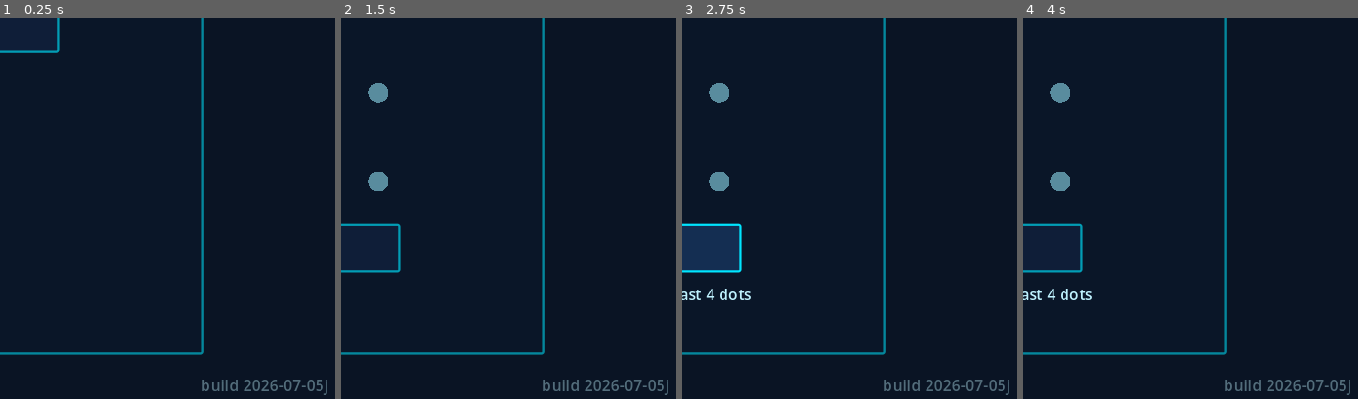
Above: before the commit, frames 1-4 (left to right).
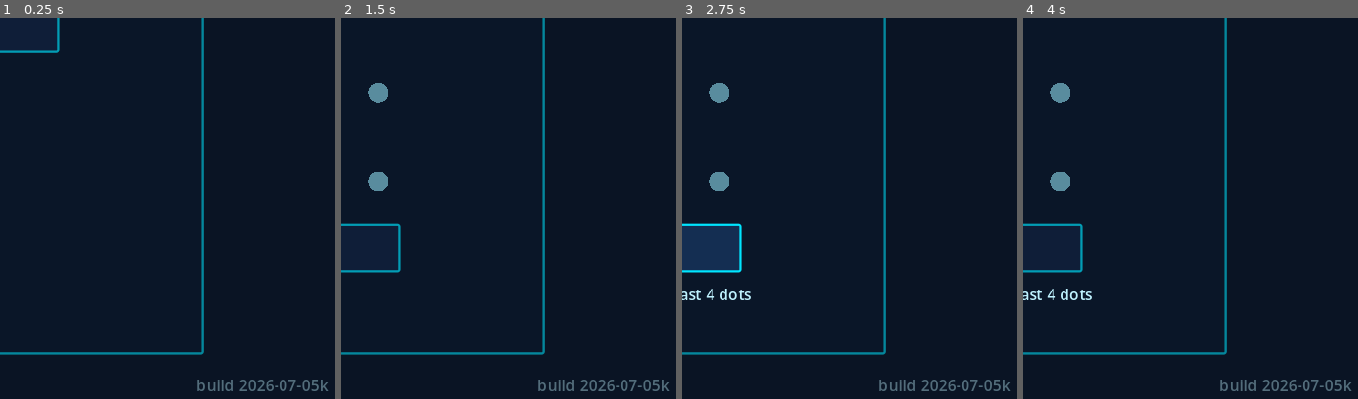
Above: after the commit, the same moments.

Repository: melqudsi/Creature
Game: Godot game, scene res://scenes/main.tscn
Two runs of this game, one before a commit and one after it. Both use one fixed random seed, a clock stepped at 60 frames per second and the inputs below.
Inputs (mouse positions are % of the whole screen's width and height, from its top left):
- Up to frame 1 (0.25 s): no input
- Up to frame 2 (1.5 s): click "NEW PLAYER" at 0.5 s; click (41, 11) at 1.27 s; type "Alex" at 1.35 s
- Up to frame 3 (2.75 s): click "OK" at 2 s
- Up to frame 4 (4 s): click "OK" at 2.75 s; click (18, 22) at 3.52 s
The pictures show only the part of the screen within x 50-100%, y 50-100%; the shares and areas given below are measured in that part.

The runs differ from the first frame. In frame 1, 0.6% of the frame differs, in the area x 58-98%, y 95-99%; in frame 2, 0.6%; in frame 3, 0.6%; in frame 4, 0.6%.

Commit message:
Clear hazards from The Dump spawn zone (build 2026-07-05k).
Stop seeding pothole/magnolia/propane in the landfill, remove the scenery tree there, and purge any legacy shared-world rows still sitting in the respawn area.

Diff:
--- a/creature-godot/scripts/autoload/network_service.gd
+++ b/creature-godot/scripts/autoload/network_service.gd
@@ -44,6 +44,8 @@
 var _world_objects_missing_logged := false
 var _owner_name_column_available := false
 var _slice2_seed_attempted := false
+## One-time purge of pothole/tree/propane rows left in The Dump by old seeds.
+var _landfill_cleanup_attempted := false
 ## Smart money floor (Slice 9): next Time.get_ticks_msec() the auto top-up may run.
 var _money_topup_next_ms := 0
 var _jwt_refresh_t := 0.0
@@ -206,6 +208,7 @@
 				return
 	else:
 		await _maybe_seed_slice2_objects(rows)
+	rows = await _maybe_cleanup_landfill_junk(rows)
 	if _world_map and is_instance_valid(_world_map) and _world_map.has_method("sync_world_objects"):
 		_world_map.sync_world_objects(rows)
 	await _maybe_topup_money_stacks(rows)
@@ -313,6 +316,38 @@
 	var created := await seed_world_objects(payload)
 	if not created.is_empty():
 		_log("Top-up seeded %d world objects (money/bus/smoker/slice5/slice6/slice8)" % created.size())
+
+	if not created.is_empty():
+		_log("Top-up seeded %d world objects (money/bus/smoker/slice5/slice6/slice8)" % created.size())
+
+## Legacy landfill seeds placed potholes/trees/propane in the spawn zone; strip
+## them from shared worlds once (admin reset also omits them going forward).
+func _maybe_cleanup_landfill_junk(rows: Array) -> Array:
+	if _landfill_cleanup_attempted or not _online or not _world_objects_available:
+		return rows
+	_landfill_cleanup_attempted = true
+	var purge_ids: Array[String] = []
+	for row in rows:
+		if typeof(row) != TYPE_DICTIONARY:
+			continue
+		if not GameConfig.is_landfill_junk_row(row):
+			continue
+		var id := str(row.get("id", ""))
+		if not id.is_empty():
+			purge_ids.append(id)
+	if purge_ids.is_empty():
+		return rows
+	for id in purge_ids:
+		await delete_world_object(id)
+	_log("Removed %d stale object(s) from The Dump (pothole/tree/propane)" % purge_ids.size())
+	var kept: Array = []
+	for row in rows:
+		if typeof(row) != TYPE_DICTIONARY:
+			continue
+		if purge_ids.has(str(row.get("id", ""))):
+			continue
+		kept.append(row)
+	return kept
 
 # ---------------------------------------------------------------------------
 # Smart money floor (Slice 9): keep a minimum number of loose stacks in play.
--- a/creature-godot/scripts/config.gd
+++ b/creature-godot/scripts/config.gd
@@ -24,7 +24,7 @@
 
 ## Visible build stamp so a loaded build can be identified at a glance.
 ## Keep this in sync with the build-stamp string in web/custom_shell.html.
-const BUILD_ID := "build 2026-07-05j"
+const BUILD_ID := "build 2026-07-05k"
 
 ## Landfill Dump: the spawn/respawn zone (now inside South Memphis — old-world
 ## coords + OLD_WORLD_OFFSET). All new players and respawns appear here.
@@ -53,7 +53,7 @@
 const OLD_WORLD_TREES: Array[Vector2i] = [
 	Vector2i(3, 3), Vector2i(7, 4), Vector2i(12, 2), Vector2i(18, 5),
 	Vector2i(25, 3), Vector2i(29, 8), Vector2i(5, 10), Vector2i(10, 13),
-	Vector2i(16, 11), Vector2i(22, 14), Vector2i(28, 17), Vector2i(4, 19),
+	Vector2i(16, 11), Vector2i(22, 14), Vector2i(28, 17),
 	Vector2i(13, 21), Vector2i(20, 20), Vector2i(27, 22), Vector2i(30, 14),
 ]
 
@@ -101,10 +101,8 @@
 ## in world_map.gd for what each key does.
 static func interactive_objects() -> Array:
 	return [
-		# --- Landfill Dump starter objects ---
+		# --- Landfill Dump starter objects (spawn zone stays clear of hazards) ---
 		{"key": "altima", "tile": _old(Vector2(6, 20))},
-		{"key": "magnolia", "tile": _old(Vector2(2, 18))},
-		{"key": "pothole", "tile": _old(Vector2(7, 19))},
 		{"key": "cart", "tile": _old(Vector2(2, 22))},
 		{"key": "cone", "tile": _old(Vector2(4, 23))},
 		{"key": "bus", "tile": _old(Vector2(29, 21))},
@@ -278,6 +276,15 @@
 static func is_in_landfill(tile: Vector2) -> bool:
 	return LANDFILL_RECT.has_point(Vector2i(int(floor(tile.x)), int(floor(tile.y))))
 
+## Shared-world rows that should not live in the spawn zone (legacy seeds).
+static func is_landfill_junk_row(row: Dictionary) -> bool:
+	var t := str(row.get("type", ""))
+	if t != "pothole" and t != "magnolia" and t != "propane" and t != "tree":
+		return false
+	var x := float(row.get("x", -999.0))
+	var y := float(row.get("y", -999.0))
+	return is_in_landfill(Vector2(x, y))
+
 ## Map a world/tile position to a human-readable region name for the HUD.
 ## Sub-zones (The Dump / BBQ Corner / Bus Stop) win over the big Memphis regions.
 static func region_for_tile(tile: Vector2) -> String:
Not shown, changed: creature-godot/web/custom_shell.html
Not shown, changed: index.html
Not shown, changed: index.pck
Not shown, changed: index.service.worker.js
